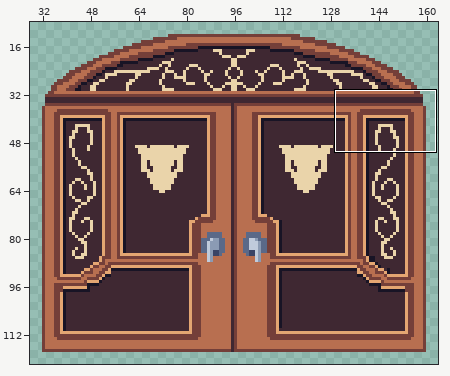
Pixel-art file -- environment-art/Extra Files by Sam/Gates/Boss Door/Boss Door.ase. Above, an overview of the earlier version with the close-up marked.
Close-up. As it was:
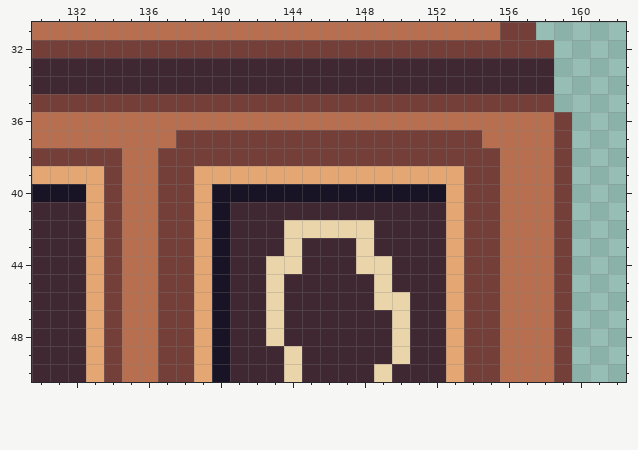
192x128 pixels, 1 frame. Shown: x 130..162, y 31..50. The wide view leaves out empty margins. The commit also changed other parts of the picture, which this record leaves out.
Now the later version:
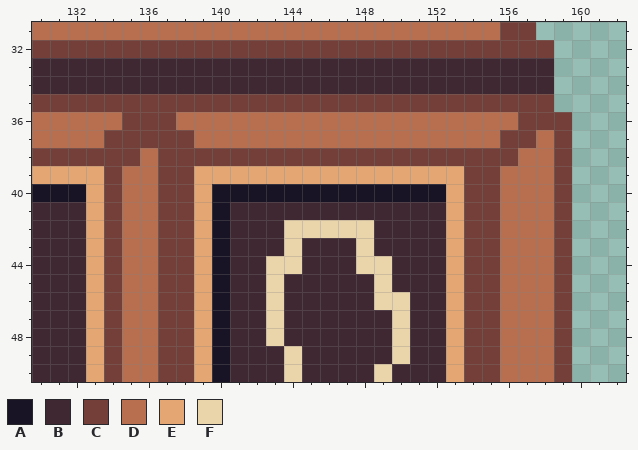
Palette (. is transparent): A #181425  B #3f2832  C #743f39  D #b86f50  E #e4a672  F #ead4aa
Difference:
Colour D becomes colour C in row 36 at x 135 to 137 and 157 to 158; in row 37 at x 134 to 137 and 156 to 157; in row 38 at x 135 and 156.
Colour C becomes colour D in row 37 at x 139 to 154.
Changed places in both close-ups, as pixel boxes (x1, y1, x2, y2):
changed: (104, 112, 554, 166)
